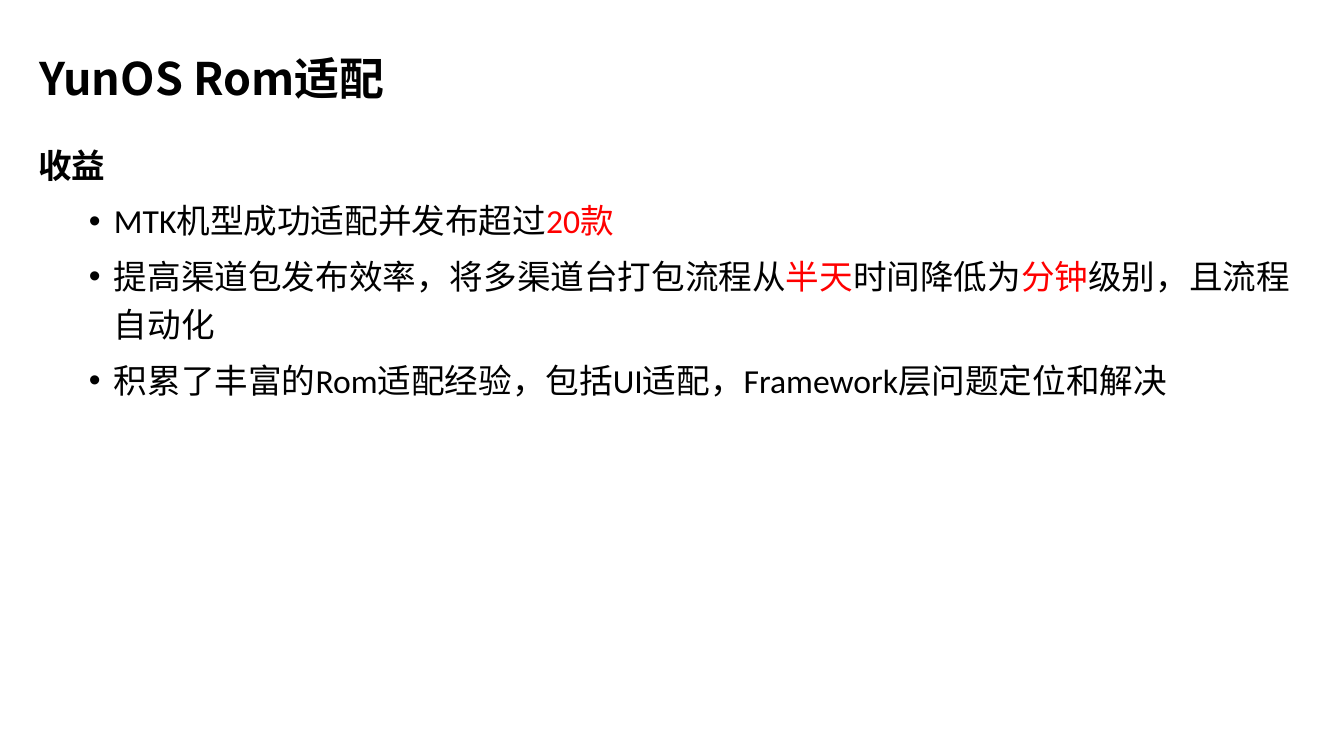
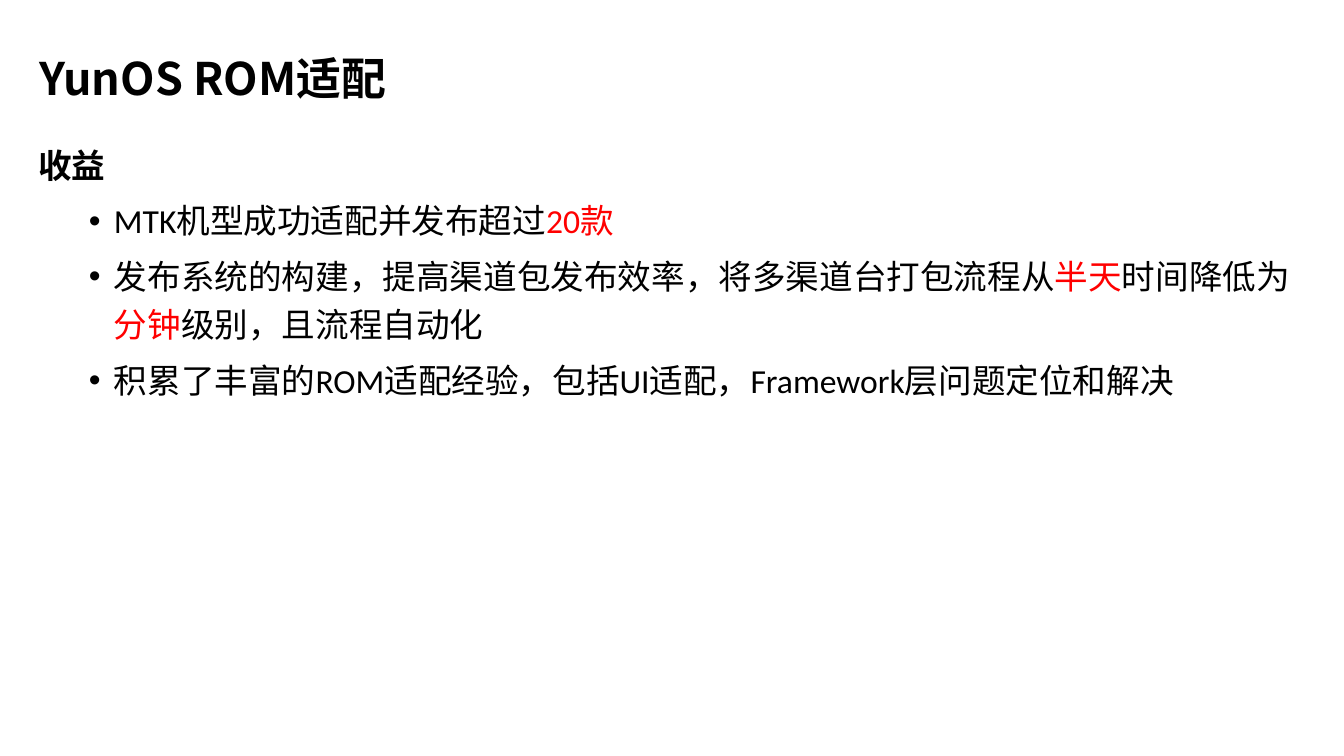
Before and after one commit to wangzhengyi/WangZhengyi, a slide deck: slide 6 of promote/2016阿里晋升述职.pptx (slide 7 before the commit). Drawn at 1344x756 pixels with LibreOffice and Linux fonts; fonts in the diff are those of the drawing; background and template pictures are left out. Boxes give left, top, right and bottom in pixels: in the first picture for what was removed or moved away, otherwise in the second. Text is boxed around its words. In the diff, an @@ line names an element or a change of style, - is before the commit and + after.

```diff
--- a/promote/2016阿里晋升述职.pptx
+++ b/promote/2016阿里晋升述职.pptx
@@ title at [39,57,386,99]: text changed @@
-YunOS Rom适配
+YunOS ROM适配
@@ text at [114,260,1290,397]: text changed @@
-  • 提高渠道包发布效率，将多渠道台打包流程从半天时间降低为分钟级别，且流程自动化
-  • 积累了丰富的Rom适配经验，包括UI适配，Framework层问题定位和解决
+  • 发布系统的构建，提高渠道包发布效率，将多渠道台打包流程从半天时间降低为分钟级别，且流程自动化
+  • 积累了丰富的ROM适配经验，包括UI适配，Framework层问题定位和解决
```
Also in this commit, not shown: 4 other slides changed, 3 slides added, 1 slide removed, 3 other files.
